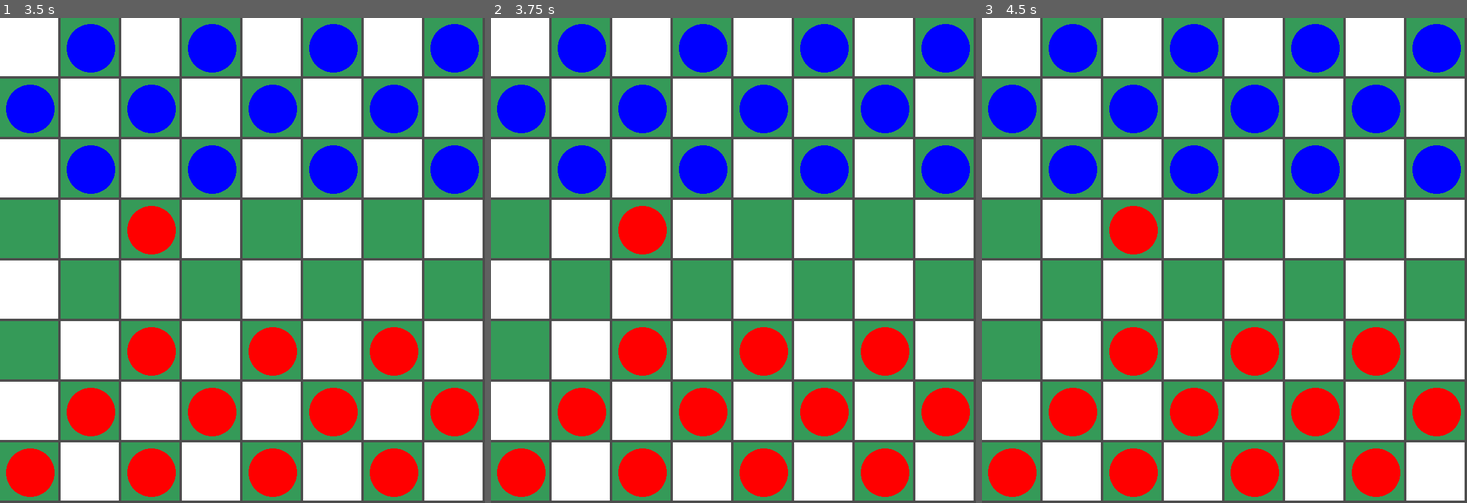
Above: before the commit, frames 1-3 (left to right).
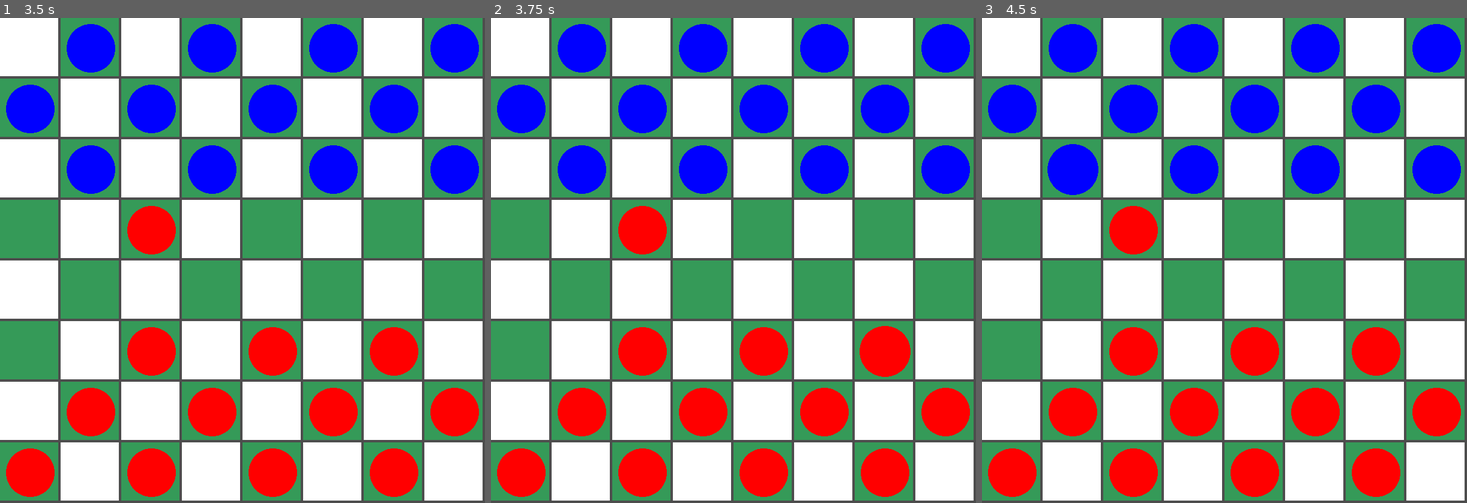
Above: after the commit, the same moments.

Repository: ricardobr3no/checkers-godot
Game: Godot game, scene res://scenes/main.tscn
The game is run twice, just before and just after one commit, with the same random seed, the same clock (stepped at 60 frames per second) and the same inputs. The engine's default icon, where the game draws it, is replaced by a stand-in: a white triangle on a blue panel in a dark square.
Inputs (mouse positions are in pixels of both pictures, inside the frame that each line leads up to):
- Up to frame 1 (3.5 s): tap Enter at 0.5, 2 s; move the mouse to (349, 236) at 0.52 s; press the mouse at (349, 236) at 0.53 s; tap Space at 1.25, 2.75 s; move the mouse to (145, 284) at 1.27 s; release the mouse at (145, 284) at 1.28 s; click (145, 284) at 1.35 s; move the mouse to (291, 153) at 2.02 s; press the mouse at (291, 153) at 2.03 s; move the mouse to (218, 357) at 2.77 s; release the mouse at (218, 357) at 2.78 s; click (218, 357) at 2.85 s
- Up to frame 2 (3.75 s): tap Enter at 3.5 s; move the mouse to (879, 333) at 3.52 s; press the mouse at (879, 333) at 3.53 s
- Up to frame 3 (4.5 s): tap Space at 4.25 s; move the mouse to (1079, 187) at 4.27 s; release the mouse at (1079, 187) at 4.28 s; click (1079, 187) at 4.35 s

Frame 1 is identical in both runs. In frame 2, less than 0.1% of the frame differs, in the area x 76-87%, y 63-74%; in frame 3, less than 0.1%.

Commit message:
add resize to piece

Diff:
--- a/project.godot
+++ b/project.godot
@@ -10,7 +10,7 @@
 
 [application]
 
-config/name="ckerckers2"
+config/name="checkersGit"
 run/main_scene="res://scenes/main.tscn"
 config/features=PackedStringArray("4.2", "GL Compatibility")
 config/icon="res://icon.svg"
--- a/scenes/board.tscn
+++ b/scenes/board.tscn
@@ -3,6 +3,7 @@
 [ext_resource type="Script" path="res://scripts/board.gd" id="1_8stay"]
 
 [node name="Tab" type="ReferenceRect"]
+process_mode = 3
 custom_minimum_size = Vector2(800, 800)
 anchors_preset = 8
 anchor_left = 0.5
@@ -13,6 +14,8 @@
 offset_bottom = 800.0
 grow_horizontal = 2
 grow_vertical = 2
+focus_mode = 2
+mouse_filter = 2
 border_width = 0.0
 script = ExtResource("1_8stay")
 metadata/_edit_group_ = true
@@ -21,8 +24,8 @@
 layout_mode = 2
 offset_right = 40.0
 offset_bottom = 40.0
+mouse_filter = 2
 metadata/_edit_group_ = true
-metadata/_edit_lock_ = true
 
 [node name="col_0" type="HBoxContainer" parent="row_0"]
 layout_mode = 2
@@ -30,77 +33,94 @@
 [node name="ColorRect" type="ColorRect" parent="row_0/col_0"]
 custom_minimum_size = Vector2(96, 96)
 layout_mode = 2
+mouse_filter = 2
 
 [node name="ColorRect2" type="ColorRect" parent="row_0/col_0"]
 custom_minimum_size = Vector2(96, 96)
 layout_mode = 2
+mouse_filter = 2
 color = Color(0.208843, 0.604545, 0.34554, 1)
 
 [node name="ColorRect3" type="ColorRect" parent="row_0/col_0"]
 custom_minimum_size = Vector2(96, 96)
 layout_mode = 2
+mouse_filter = 2
 
 [node name="ColorRect4" type="ColorRect" parent="row_0/col_0"]
 custom_minimum_size = Vector2(96, 96)
 layout_mode = 2
+mouse_filter = 2
 color = Color(0.208843, 0.604545, 0.34554, 1)
 
 [node name="ColorRect5" type="ColorRect" parent="row_0/col_0"]
 custom_minimum_size = Vector2(96, 96)
 layout_mode = 2
+mouse_filter = 2
 
 [node name="ColorRect6" type="ColorRect" parent="row_0/col_0"]
 custom_minimum_size = Vector2(96, 96)
 layout_mode = 2
+mouse_filter = 2
 color = Color(0.208843, 0.604545, 0.34554, 1)
 
 [node name="ColorRect7" type="ColorRect" parent="row_0/col_0"]
 custom_minimum_size = Vector2(96, 96)
 layout_mode = 2
+mouse_filter = 2
 
 [node name="ColorRect8" type="ColorRect" parent="row_0/col_0"]
 custom_minimum_size = Vector2(96, 96)
 layout_mode = 2
+mouse_filter = 2
 color = Color(0.208843, 0.604545, 0.34554, 1)
 
 [node name="col_1" type="HBoxContainer" parent="row_0"]
 layout_mode = 2
+mouse_filter = 2
 
 [node name="ColorRect2" type="ColorRect" parent="row_0/col_1"]
 custom_minimum_size = Vector2(96, 96)
 layout_mode = 2
+mouse_filter = 2
 color = Color(0.208843, 0.604545, 0.34554, 1)
 
 [node name="ColorRect" type="ColorRect" parent="row_0/col_1"]
 custom_minimum_size = Vector2(96, 96)
 layout_mode = 2
+mouse_filter = 2
 
 [node name="ColorRect4" type="ColorRect" parent="row_0/col_1"]
 custom_minimum_size = Vector2(96, 96)
 layout_mode = 2
+mouse_filter = 2
 color = Color(0.208843, 0.604545, 0.34554, 1)
 
 [node name="ColorRect5" type="ColorRect" parent="row_0/col_1"]
 custom_minimum_size = Vector2(96, 96)
 layout_mode = 2
+mouse_filter = 2
 
 [node name="ColorRect6" type="ColorRect" parent="row_0/col_1"]
 custom_minimum_size = Vector2(96, 96)
 layout_mode = 2
+mouse_filter = 2
 color = Color(0.208843, 0.604545, 0.34554, 1)
 
 [node name="ColorRect7" type="ColorRect" parent="row_0/col_1"]
 custom_minimum_size = Vector2(96, 96)
 layout_mode = 2
+mouse_filter = 2
 
 [node name="ColorRect8" type="ColorRect" parent="row_0/col_1"]
 custom_minimum_size = Vector2(96, 96)
 layout_mode = 2
+mouse_filter = 2
 color = Color(0.208843, 0.604545, 0.34554, 1)
 
 [node name="ColorRect3" type="ColorRect" parent="row_0/col_1"]
 custom_minimum_size = Vector2(96, 96)
 layout_mode = 2
+mouse_filter = 2
 
 [node name="col_2" type="HBoxContainer" parent="row_0"]
 layout_mode = 2
@@ -108,37 +128,45 @@
 [node name="ColorRect" type="ColorRect" parent="row_0/col_2"]
 custom_minimum_size = Vector2(96, 96)
 layout_mode = 2
+mouse_filter = 2
 
 [node name="ColorRect2" type="ColorRect" parent="row_0/col_2"]
 custom_minimum_size = Vector2(96, 96)
 layout_mode = 2
+mouse_filter = 2
 color = Color(0.208843, 0.604545, 0.34554, 1)
 
 [node name="ColorRect3" type="ColorRect" parent="row_0/col_2"]
 custom_minimum_size = Vector2(96, 96)
 layout_mode = 2
+mouse_filter = 2
 
 [node name="ColorRect4" type="ColorRect" parent="row_0/col_2"]
 custom_minimum_size = Vector2(96, 96)
 layout_mode = 2
+mouse_filter = 2
 color = Color(0.208843, 0.604545, 0.34554, 1)
 
 [node name="ColorRect5" type="ColorRect" parent="row_0/col_2"]
 custom_minimum_size = Vector2(96, 96)
 layout_mode = 2
+mouse_filter = 2
 
 [node name="ColorRect6" type="ColorRect" parent="row_0/col_2"]
 custom_minimum_size = Vector2(96, 96)
 layout_mode = 2
+mouse_filter = 2
 color = Color(0.208843, 0.604545, 0.34554, 1)
 
 [node name="ColorRect7" type="ColorRect" parent="row_0/col_2"]
 custom_minimum_size = Vector2(96, 96)
 layout_mode = 2
+mouse_filter = 2
 
 [node name="ColorRect8" type="ColorRect" parent="row_0/col_2"]
 custom_minimum_size = Vector2(96, 96)
 layout_mode = 2
+mouse_filter = 2
 color = Color(0.208843, 0.604545, 0.34554, 1)
 
 [node name="col_3" type="HBoxContainer" parent="row_0"]
@@ -147,38 +175,46 @@
 [node name="ColorRect2" type="ColorRect" parent="row_0/col_3"]
 custom_minimum_size = Vector2(96, 96)
 layout_mode = 2
+mouse_filter = 2
 color = Color(0.208843, 0.604545, 0.34554, 1)
 
 [node name="ColorRect" type="ColorRect" parent="row_0/col_3"]
 custom_minimum_size = Vector2(96, 96)
 layout_mode = 2
+mouse_filter = 2
 
 [node name="ColorRect4" type="ColorRect" parent="row_0/col_3"]
 custom_minimum_size = Vector2(96, 96)
 layout_mode = 2
+mouse_filter = 2
 color = Color(0.208843, 0.604545, 0.34554, 1)
 
 [node name="ColorRect5" type="ColorRect" parent="row_0/col_3"]
 custom_minimum_size = Vector2(96, 96)
 layout_mode = 2
+mouse_filter = 2
 
 [node name="ColorRect6" type="ColorRect" parent="row_0/col_3"]
 custom_minimum_size = Vector2(96, 96)
 layout_mode = 2
+mouse_filter = 2
 color = Color(0.208843, 0.604545, 0.34554, 1)
 
 [node name="ColorRect7" type="ColorRect" parent="row_0/col_3"]
 custom_minimum_size = Vector2(96, 96)
 layout_mode = 2
+mouse_filter = 2
 
 [node name="ColorRect8" type="ColorRect" parent="row_0/col_3"]
 custom_minimum_size = Vector2(96, 96)
 layout_mode = 2
+mouse_filter = 2
 color = Color(0.208843, 0.604545, 0.34554, 1)
 
 [node name="ColorRect3" type="ColorRect" parent="row_0/col_3"]
 custom_minimum_size = Vector2(96, 96)
 layout_mode = 2
+mouse_filter = 2
 
 [node name="col_4" type="HBoxContainer" parent="row_0"]
 layout_mode = 2
@@ -186,37 +222,45 @@
 [node name="ColorRect" type="ColorRect" parent="row_0/col_4"]
 custom_minimum_size = Vector2(96, 96)
 layout_mode = 2
+mouse_filter = 2
 
 [node name="ColorRect2" type="ColorRect" parent="row_0/col_4"]
 custom_minimum_size = Vector2(96, 96)
 layout_mode = 2
+mouse_filter = 2
 color = Color(0.208843, 0.604545, 0.34554, 1)
 
 [node name="ColorRect3" type="ColorRect" parent="row_0/col_4"]
 custom_minimum_size = Vector2(96, 96)
 layout_mode = 2
+mouse_filter = 2
 
 [node name="ColorRect4" type="ColorRect" parent="row_0/col_4"]
 custom_minimum_size = Vector2(96, 96)
 layout_mode = 2
+mouse_filter = 2
 color = Color(0.208843, 0.604545, 0.34554, 1)
 
 [node name="ColorRect5" type="ColorRect" parent="row_0/col_4"]
 custom_minimum_size = Vector2(96, 96)
 layout_mode = 2
+mouse_filter = 2
 
 [node name="ColorRect6" type="ColorRect" parent="row_0/col_4"]
 custom_minimum_size = Vector2(96, 96)
 layout_mode = 2
+mouse_filter = 2
 color = Color(0.208843, 0.604545, 0.34554, 1)
 
 [node name="ColorRect7" type="ColorRect" parent="row_0/col_4"]
 custom_minimum_size = Vector2(96, 96)
 layout_mode = 2
+mouse_filter = 2
 
 [node name="ColorRect8" type="ColorRect" parent="row_0/col_4"]
 custom_minimum_size = Vector2(96, 96)
 layout_mode = 2
+mouse_filter = 2
 color = Color(0.208843, 0.604545, 0.34554, 1)
 
 [node name="col_5" type="HBoxContainer" parent="row_0"]
@@ -225,38 +269,46 @@
 [node name="ColorRect2" type="ColorRect" parent="row_0/col_5"]
 custom_minimum_size = Vector2(96, 96)
 layout_mode = 2
+mouse_filter = 2
 color = Color(0.208843, 0.604545, 0.34554, 1)
 
 [node name="ColorRect" type="ColorRect" parent="row_0/col_5"]
 custom_minimum_size = Vector2(96, 96)
 layout_mode = 2
+mouse_filter = 2
 
 [node name="ColorRect4" type="ColorRect" parent="row_0/col_5"]
 custom_minimum_size = Vector2(96, 96)
 layout_mode = 2
+mouse_filter = 2
 color = Color(0.208843, 0.604545, 0.34554, 1)
 
 [node name="ColorRect5" type="ColorRect" parent="row_0/col_5"]
 custom_minimum_size = Vector2(96, 96)
 layout_mode = 2
+mouse_filter = 2
 
 [node name="ColorRect6" type="ColorRect" parent="row_0/col_5"]
 custom_minimum_size = Vector2(96, 96)
 layout_mode = 2
+mouse_filter = 2
 color = Color(0.208843, 0.604545, 0.34554, 1)
 
 [node name="ColorRect7" type="ColorRect" parent="row_0/col_5"]
 custom_minimum_size = Vector2(96, 96)
 layout_mode = 2
+mouse_filter = 2
 
 [node name="ColorRect8" type="ColorRect" parent="row_0/col_5"]
 custom_minimum_size = Vector2(96, 96)
 layout_mode = 2
+mouse_filter = 2
 color = Color(0.208843, 0.604545, 0.34554, 1)
 
 [node name="ColorRect3" type="ColorRect" parent="row_0/col_5"]
 custom_minimum_size = Vector2(96, 96)
 layout_mode = 2
+mouse_filter = 2
 
 [node name="col_6" type="HBoxContainer" parent="row_0"]
 layout_mode = 2
@@ -264,37 +316,45 @@
 [node name="ColorRect" type="ColorRect" parent="row_0/col_6"]
 custom_minimum_size = Vector2(96, 96)
 layout_mode = 2
+mouse_filter = 2
 
 [node name="ColorRect2" type="ColorRect" parent="row_0/col_6"]
 custom_minimum_size = Vector2(96, 96)
 layout_mode = 2
+mouse_filter = 2
 color = Color(0.208843, 0.604545, 0.34554, 1)
 
 [node name="ColorRect3" type="ColorRect" parent="row_0/col_6"]
 custom_minimum_size = Vector2(96, 96)
 layout_mode = 2
+mouse_filter = 2
 
 [node name="ColorRect4" type="ColorRect" parent="row_0/col_6"]
 custom_minimum_size = Vector2(96, 96)
 layout_mode = 2
+mouse_filter = 2
 color = Color(0.208843, 0.604545, 0.34554, 1)
 
 [node name="ColorRect5" type="ColorRect" parent="row_0/col_6"]
 custom_minimum_size = Vector2(96, 96)
 layout_mode = 2
+mouse_filter = 2
 
 [node name="ColorRect6" type="ColorRect" parent="row_0/col_6"]
 custom_minimum_size = Vector2(96, 96)
 layout_mode = 2
+mouse_filter = 2
 color = Color(0.208843, 0.604545, 0.34554, 1)
 
 [node name="ColorRect7" type="ColorRect" parent="row_0/col_6"]
 custom_minimum_size = Vector2(96, 96)
 layout_mode = 2
+mouse_filter = 2
 
 [node name="ColorRect8" type="ColorRect" parent="row_0/col_6"]
 custom_minimum_size = Vector2(96, 96)
 layout_mode = 2
+mouse_filter = 2
 color = Color(0.208843, 0.604545, 0.34554, 1)
 
 [node name="col_7" type="HBoxContainer" parent="row_0"]
@@ -303,37 +363,45 @@
 [node name="ColorRect2" type="ColorRect" parent="row_0/col_7"]
 custom_minimum_size = Vector2(96, 96)
 layout_mode = 2
+mouse_filter = 2
 color = Color(0.208843, 0.604545, 0.34554, 1)
 
 [node name="ColorRect" type="ColorRect" parent="row_0/col_7"]
 custom_minimum_size = Vector2(96, 96)
 layout_mode = 2
+mouse_filter = 2
 
 [node name="ColorRect4" type="ColorRect" parent="row_0/col_7"]
 custom_minimum_size = Vector2(96, 96)
 layout_mode = 2
+mouse_filter = 2
 color = Color(0.208843, 0.604545, 0.34554, 1)
 
 [node name="ColorRect5" type="ColorRect" parent="row_0/col_7"]
 custom_minimum_size = Vector2(96, 96)
 layout_mode = 2
+mouse_filter = 2
 
 [node name="ColorRect6" type="ColorRect" parent="row_0/col_7"]
 custom_minimum_size = Vector2(96, 96)
 layout_mode = 2
+mouse_filter = 2
 color = Color(0.208843, 0.604545, 0.34554, 1)
 
 [node name="ColorRect7" type="ColorRect" parent="row_0/col_7"]
 custom_minimum_size = Vector2(96, 96)
 layout_mode = 2
+mouse_filter = 2
 
 [node name="ColorRect8" type="ColorRect" parent="row_0/col_7"]
 custom_minimum_size = Vector2(96, 96)
 layout_mode = 2
+mouse_filter = 2
 color = Color(0.208843, 0.604545, 0.34554, 1)
 
 [node name="ColorRect3" type="ColorRect" parent="row_0/col_7"]
 custom_minimum_size = Vector2(96, 96)
 layout_mode = 2
+mouse_filter = 2
 
 [node name="pieces" type="Node2D" parent="."]
--- a/scenes/main.tscn
+++ b/scenes/main.tscn
@@ -7,4 +7,3 @@
 script = ExtResource("1_8eyhm")
 
 [node name="board" parent="." instance=ExtResource("1_hpled")]
-metadata/_edit_lock_ = true
--- a/scripts/basePiece.gd
+++ b/scripts/basePiece.gd
@@ -1,4 +1,6 @@
 extends Area2D
+
+const SCALE_SIZE := 1.05
 
 #@onready var board := get_node("/root/main/board")
 @onready var sprite := $MeshInstance2D
@@ -8,18 +10,37 @@
 var col : int
 
 var color : Color
+var is_selected := false
+var is_king := false
 
-var is_king := false
 
 func _ready() -> void:
 	crown.visible = false
 	set_colorPiece(Color.GRAY)
+	set_colorPiece(Color.BLUE)
+
 
 func set_colorPiece(colorPiece: Color) -> void:
-	sprite.modulate = colorPiece
+	sprite.self_modulate = colorPiece
 	color = colorPiece
 
 func make_king():
 	is_king = true
 	if is_king:
 		crown.visible = true
+
+
+func reset_size():
+	scale = Vector2(1, 1)
+
+func _mouse_enter() -> void:
+	if color == Global.TurnColor:
+		sprite.scale *= SCALE_SIZE
+	else:
+		scale = Vector2(SCALE_SIZE, SCALE_SIZE)
+
+func _mouse_exit() -> void:
+	if color == Global.TurnColor:
+		sprite.scale /= SCALE_SIZE
+	else:
+		reset_size()
--- a/scripts/global.gd
+++ b/scripts/global.gd
@@ -1 +1,3 @@
 extends Node
+
+var TurnColor := Color.BLUE
--- a/scripts/main.gd
+++ b/scripts/main.gd
@@ -5,7 +5,6 @@
 
 var selected_piece = []
 var valid_moves = []
-var turn_color = Color.BLUE
 
 
 func _ready() -> void:
@@ -24,7 +23,7 @@
 func _reset() -> void:
 	selected_piece = []
 	valid_moves = []
-	turn_color = Color.BLUE
+	Global.TurnColor = Color.BLUE
 	_set_piece_colors()
 
 	print(selected_piece)
@@ -56,17 +55,23 @@
 func select(row, col):
 	if selected_piece:
 		var result = _move(row, col)
+
 		if not result:
 			selected_piece = []
 			select(row, col)
 		else:
+
 			change_turn()
+
+
+
 	else:
 		var piece = board.get_piece(row, col)
-		if piece is Object and piece.color == turn_color:
+		if piece is Object and piece.color == Global.TurnColor:
 			selected_piece = [piece]
 			valid_moves = board.get_valid_moves(piece)
 
+			selected_piece[0].is_selected = true
 			print("valid moves: ",valid_moves)
 			return true
 
@@ -74,9 +79,9 @@
 
 
 func change_turn():
-	if turn_color == Color.RED:
-		turn_color = Color.BLUE
+	if Global.TurnColor == Color.RED:
+		Global.TurnColor = Color.BLUE
 		print('turno blue')
 	else:
-		turn_color = Color.RED
+		Global.TurnColor = Color.RED
 		print('turno red')
